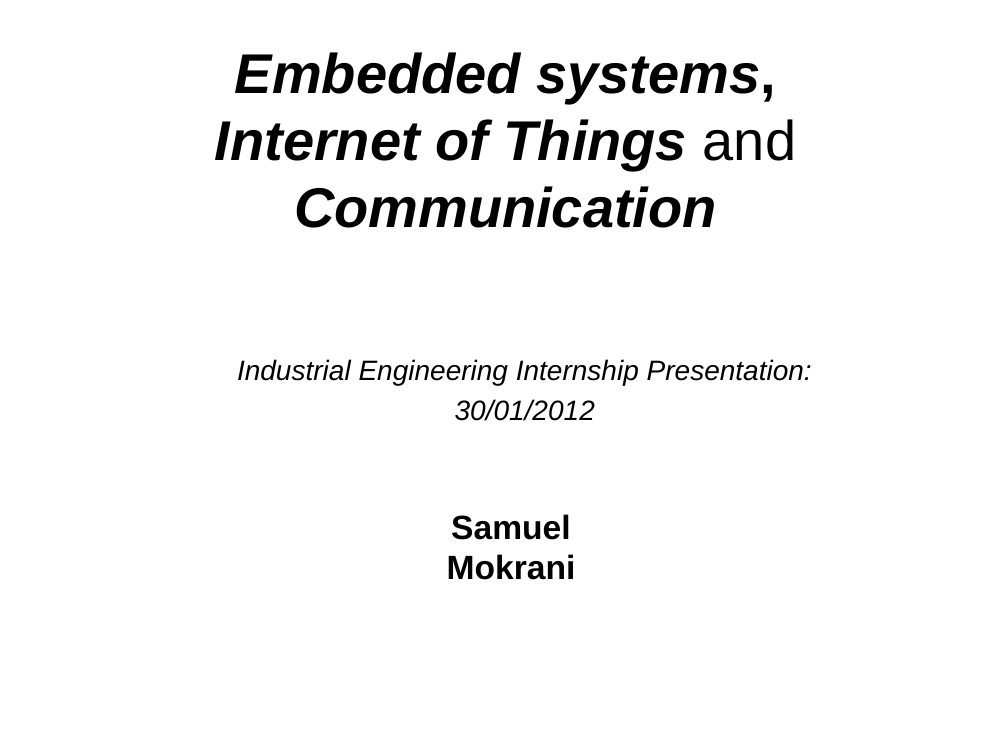
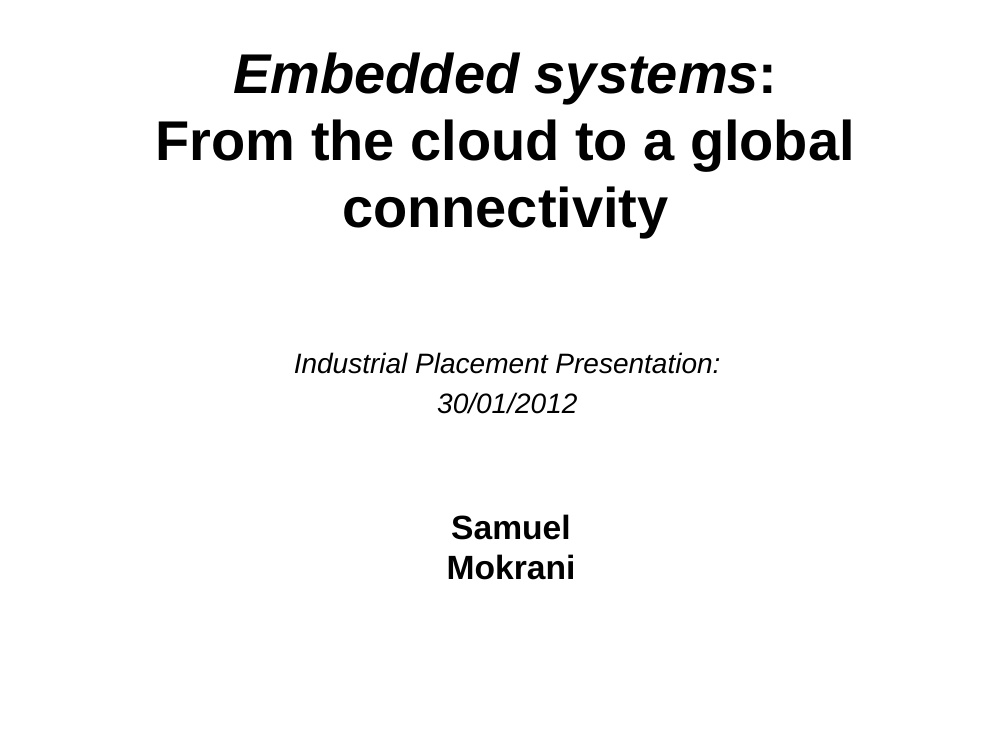
Before and after one commit to samux/ARM-internship-report, a slide deck: slide 1 of presentation_en/pres.pptx. Drawn at 1008x756 pixels with LibreOffice and Linux fonts; fonts in the diff are those of the drawing; background and template pictures are left out. Boxes give left, top, right and bottom in pixels: in the first picture for what was removed or moved away, otherwise in the second. Text is boxed around its words. In the diff, an @@ line names an element or a change of style, - is before the commit and + after.

```diff
--- a/presentation_en/pres.pptx
+++ b/presentation_en/pres.pptx
@@ title at box(156, 52, 855, 237): text changed; italic off @@
-Embedded systems,
-Internet of Things and
-Communication
+Embedded systems:
+From the cloud to a global connectivity
@@ subtitle "Industrial Placement Presentation:": place and size @@
-subtitle "Industrial Placement Presentation:" at box(237, 359, 812, 421)
+subtitle "Industrial Placement Presentation:" at box(294, 352, 720, 414)
@@ subtitle at box(294, 352, 720, 374): text changed @@
-Industrial Engineering Internship Presentation:
+Industrial Placement Presentation:
```
Also in this commit, not shown: 6 other slides changed, 6 slides added, 1 other file.
